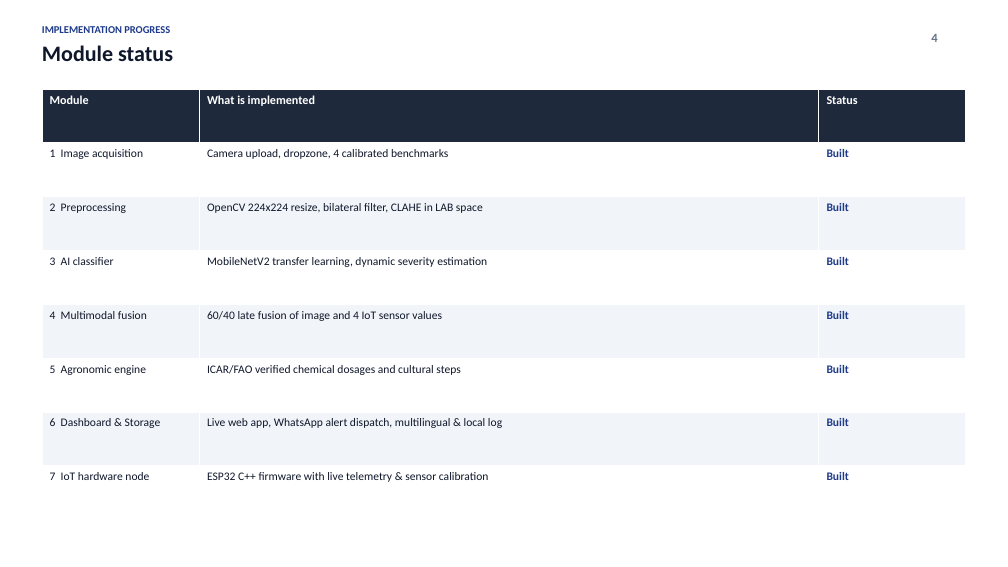
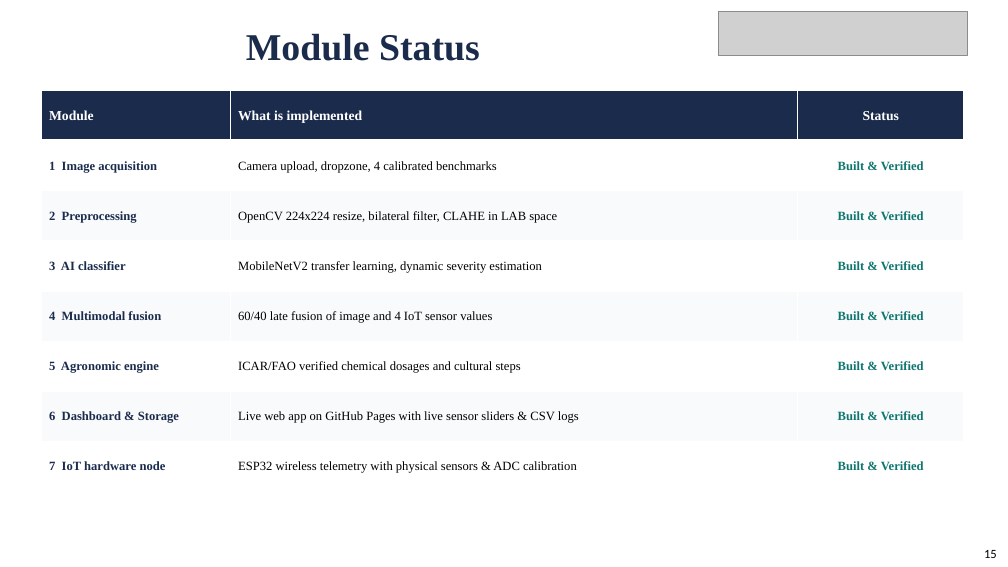
Before and after one commit to venkatasairanjith/CropDiseaseAI, a slide deck: slide 15 of CropDiseaseAI_Review3_Presentation.pptx (slide 4 before the commit). Drawn at 1008x567 pixels with LibreOffice and Linux fonts; fonts in the diff are those of the drawing; grey boxes stand for pictures. Boxes give left, top, right and bottom in pixels: in the first picture for what was removed or moved away, otherwise in the second. Text is boxed around its words. In the diff, an @@ line names an element or a change of style, - is before the commit and + after.

Commit message:
Update official Alliance University slide deck: insert Module Status & 90.85% Results, update agenda, conclusion and future scope

```diff
--- a/CropDiseaseAI_Review3_Presentation.pptx
+++ b/CropDiseaseAI_Review3_Presentation.pptx
@@ title "Module Status" at (246, 33, 480, 61): vertical alignment top to middle @@
@@ text removed at (42, 26, 170, 33) @@
-IMPLEMENTATION PROGRESS
@@ picture added at (718, 11, 968, 56) @@
@@ title at (246, 33, 480, 61): text changed; size 21 to 36 pt; font Calibri to Times New Roman; text colour #0F172A to #1A2B4C @@
-Module status
+Module Status
@@ text removed at (931, 34, 937, 42) @@
-4
@@ table at (42, 91, 964, 492) @@
-row 2, column 3: Built
+row 2, column 3: Built & Verified
-row 3, column 3: Built
+row 3, column 3: Built & Verified
-row 4, column 3: Built
+row 4, column 3: Built & Verified
-row 5, column 3: Built
+row 5, column 3: Built & Verified
-row 6, column 3: Built
+row 6, column 3: Built & Verified
-row 7, column 2: Live web app, WhatsApp alert dispatch, multilingual & local log
+row 7, column 2: Live web app on GitHub Pages with live sensor sliders & CSV logs
-row 7, column 3: Built
+row 7, column 3: Built & Verified
-row 8, column 2: ESP32 C++ firmware with live telemetry & sensor calibration
+row 8, column 2: ESP32 wireless telemetry with physical sensors & ADC calibration
-row 8, column 3: Built
+row 8, column 3: Built & Verified
@@ fill #1E293B to #1A2B4C in row 1 @@
@@ fill #F1F5F9 to #F8FAFC in 9 cells @@
@@ size 11.5 to 13 pt in "Module", "What is implemented", "Status" @@
@@ font Calibri to Times New Roman in "Module", "What is implemented", "Status", "1 Image acquisition" and 11 more places @@
@@ size 11 to 12 pt in "1 Image acquisition", "Camera upload, dropzone, 4 calibrated benchmarks", "2 Preprocessing", "OpenCV 224x224 resize, bilateral filter, CLAHE in ..." and 8 more places @@
@@ text colour #0F172A to #1A2B4C, bold on in "1 Image acquisition", "2 Preprocessing", "3 AI classifier", "4 Multimodal fusion" and 3 more places @@
@@ text colour #0F172A to #000000 in "Camera upload, dropzone, 4 calibrated benchmarks", "OpenCV 224x224 resize, bilateral filter, CLAHE in ...", "MobileNetV2 transfer learning, dynamic severity estimation", "60/40 late fusion of image and 4 ..." and 1 more places @@
@@ alignment left to centre @@
@@ page number added at (984, 550, 997, 558), 12 pt, text #000000 @@
+15
```
Also in this commit, not shown: 2 other slides changed, 17 slides added, 6 slides removed.
